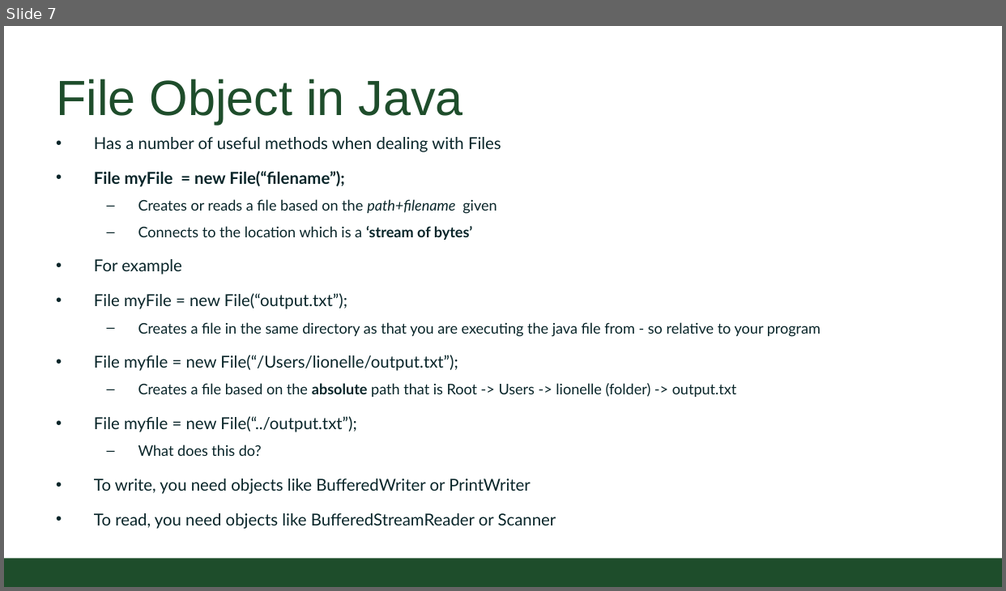
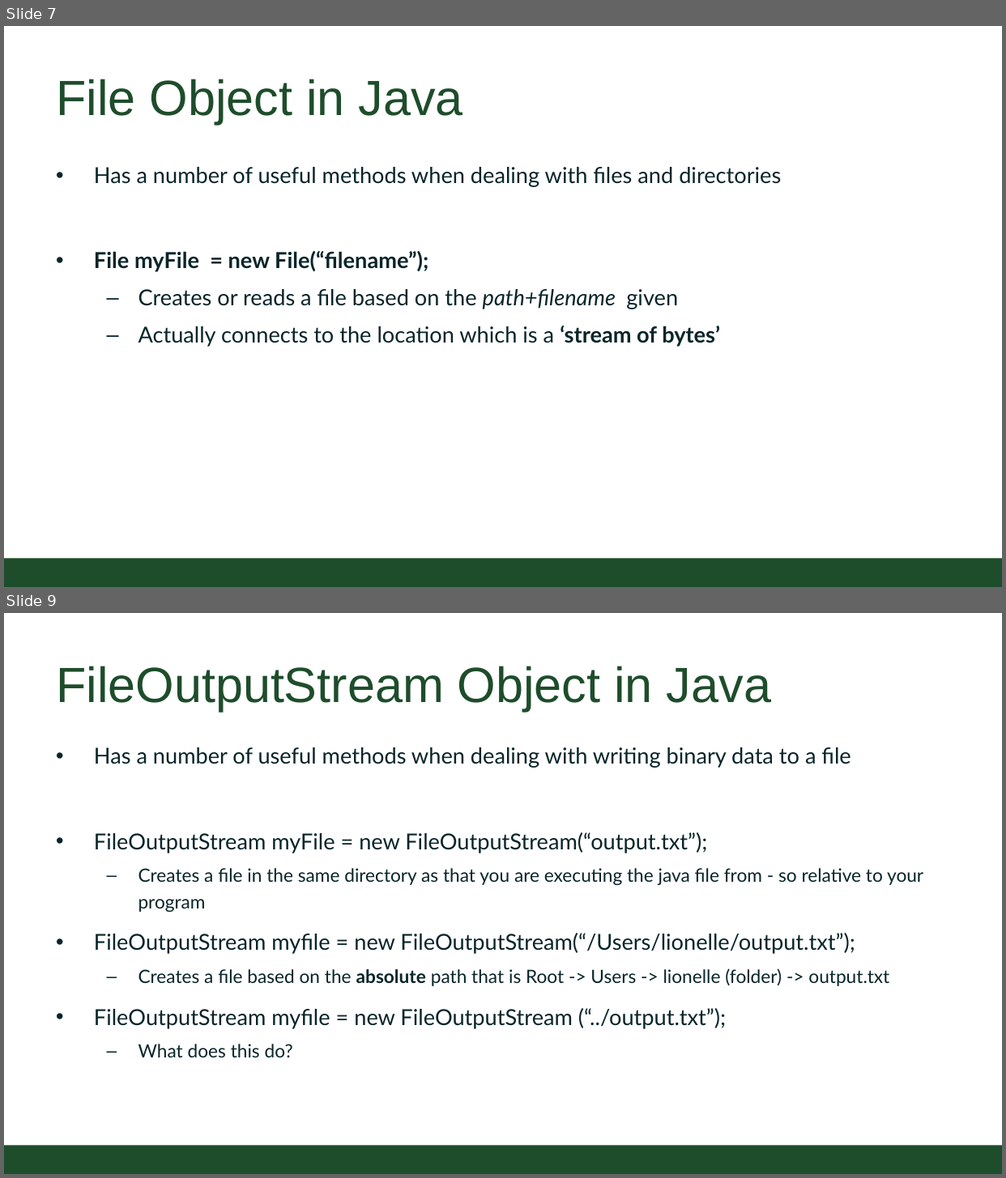
Before and after one commit to CSU-CompSci-CS163-4/Handouts, a slide deck: slides/On-Campus/09_01_OSandFileWriting.pptx. Shown one above the other, each under a label of ours: slide 7 before the commit, slides 7 and 9 after it; the slides between them are not shown. The pictures are 1006x591 and 1006x1178 pixels, drawn with LibreOffice and Linux fonts; fonts in the diff are those of the drawing; background and template pictures are left out. Boxes give left, top, right and bottom in pixels: in the first picture for what was removed or moved away, otherwise in the second. Text is boxed around its words. In the diff, an @@ line names an element or a change of style, - is before the commit and + after.

Commit message:
Updated File Writing lecture

```diff
--- a/slides/On-Campus/09_01_OSandFileWriting.pptx
+++ b/slides/On-Campus/09_01_OSandFileWriting.pptx
@@ slide 9 added at <box>4,613,1002,1174</box>, background #FFFFFF; not listed: 1 template element that a slide beside it also shows @@
@@ title added at <box>56,666,771,711</box>, 54 pt, text #1E4D2B @@
+FileOutputStream Object in Java
@@ text added at <box>94,747,923,1059</box>, 24 pt, text #092529 @@
+• Has a number of useful methods when dealing with writing binary data to a file
+• FileOutputStream myFile = new FileOutputStream(“output.txt”);
+  – Creates a file in the same directory as that you are executing the java file from - so relative to your program
+• FileOutputStream myfile = new FileOutputStream(“/Users/lionelle/output.txt”);
+  – Creates a file based on the absolute path that is Root -> Users -> lionelle (folder) -> output.txt
+• FileOutputStream myfile = new FileOutputStream (“../output.txt”);
+  – What does this do?
@@ slide 7 changed as well @@
@@ text "Has a number of useful ...": place and size @@
-text "Has a number of useful ..." at <box>94,137,820,529</box>
+text "Has a number of useful ..." at <box>94,167,781,347</box>
@@ text at <box>94,167,781,187</box>: text changed; size 18 to 24 pt @@
-• Has a number of useful methods when dealing with Files
+• Has a number of useful methods when dealing with files and directories
@@ text at <box>94,251,678,310</box>: size 18 to 24 pt in "File myFile = new File(“filename”);"; size 16 to 24 pt in "Creates or reads a file based on ..." @@
@@ text at <box>138,326,720,347</box>: text changed; size 18 to 24 pt @@
-  – Connects to the location which is a ‘stream of bytes’
-• For example
-• File myFile = new File(“output.txt”);
-  – Creates a file in the same directory as that you are executing the java file from - so relative to your program
-• File myfile = new File(“/Users/lionelle/output.txt”);
-  – Creates a file based on the absolute path that is Root -> Users -> lionelle (folder) -> output.txt
-• File myfile = new File(“../output.txt”);
-  – What does this do?
-• To write, you need objects like BufferedWriter or PrintWriter
-• To read, you need objects like BufferedStreamReader or Scanner
+  – Actually connects to the location which is a ‘stream of bytes’
```
Also in this commit, not shown: 5 other slides changed, 7 other slides added, 3 slides removed.
